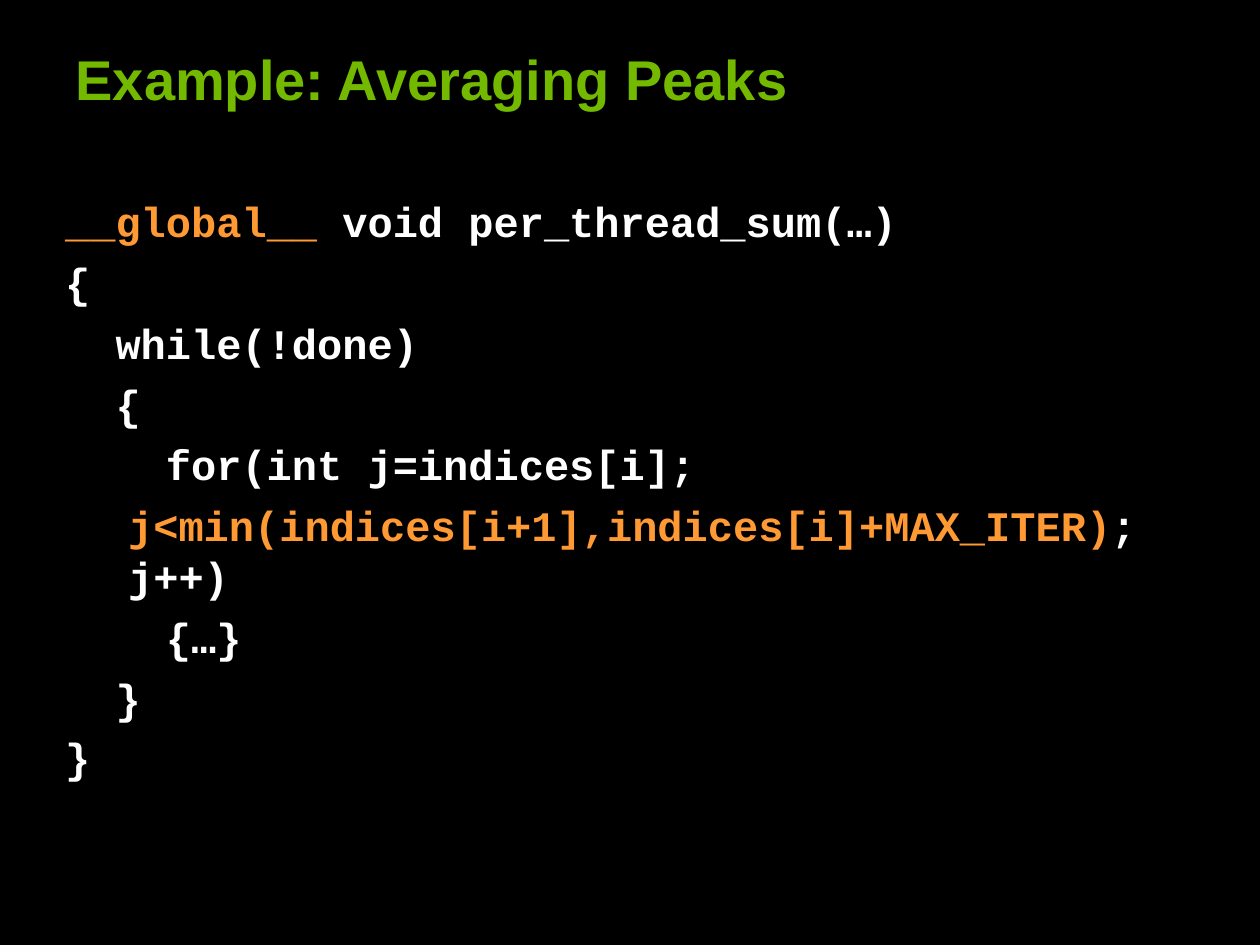
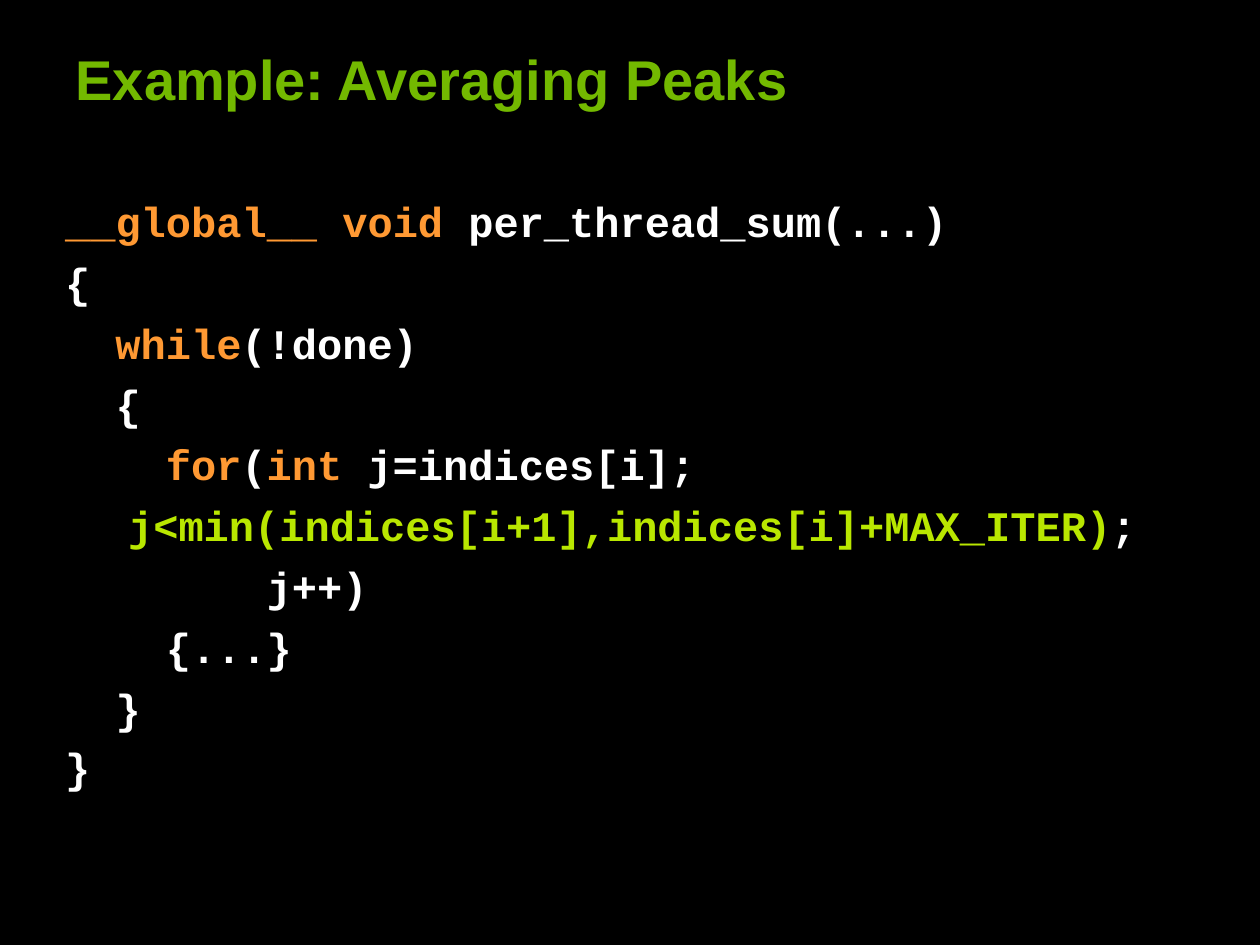
Before and after one commit to leofang/stanford-cs193g-sp2010, a slide deck: slide 48 of trunk/lectures/lecture_5/performance_considerations.ppt. Drawn at 1260x945 pixels with LibreOffice and Linux fonts; fonts in the diff are those of the drawing. Boxes give left, top, right and bottom in pixels: in the first picture for what was removed or moved away, otherwise in the second. Text is boxed around its words. In the diff, an @@ line names an element or a change of style, - is before the commit and + after.

```diff
--- a/trunk/lectures/lecture_5/performance_considerations.ppt
+++ b/trunk/lectures/lecture_5/performance_considerations.ppt
@@ text at bbox=[65, 206, 947, 246]: text changed @@
-__global__ void per_thread_sum(…)
+__global__ void per_thread_sum(...)
@@ text at bbox=[115, 328, 695, 489]: text colour #FFFFFF to #FF9933 in "while(!done)", "for(int" @@
@@ text at bbox=[128, 511, 1136, 611]: text changed; text colour #FF9933 to #B9E700 @@
-j<min(indices[i+1],indices[i]+MAX_ITER); j++)
-{…}
+j<min(indices[i+1],indices[i]+MAX_ITER);
+j++)
+{...}
```
Also in this commit, not shown: 22 other slides changed, 1 other file.
